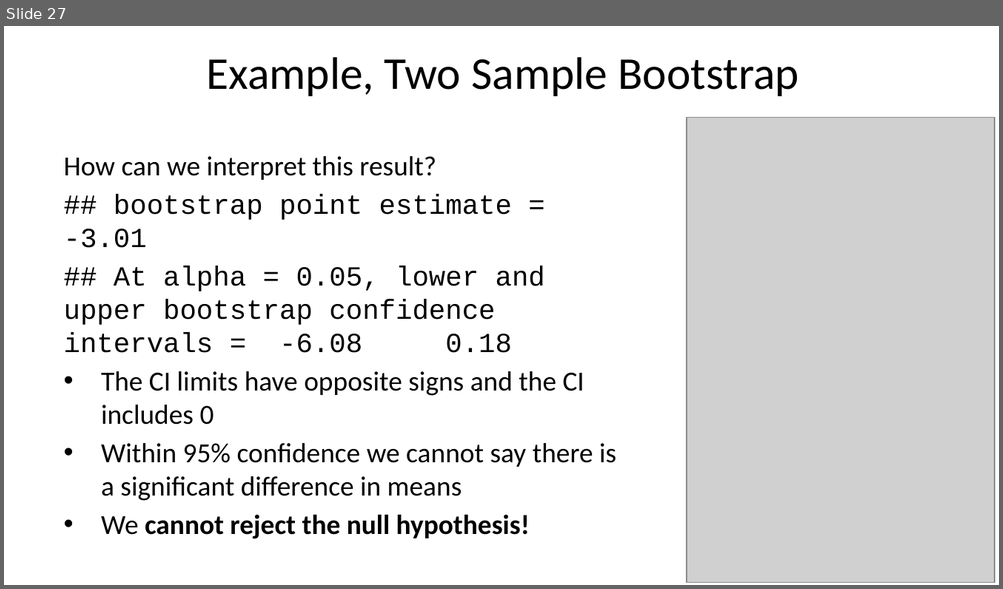
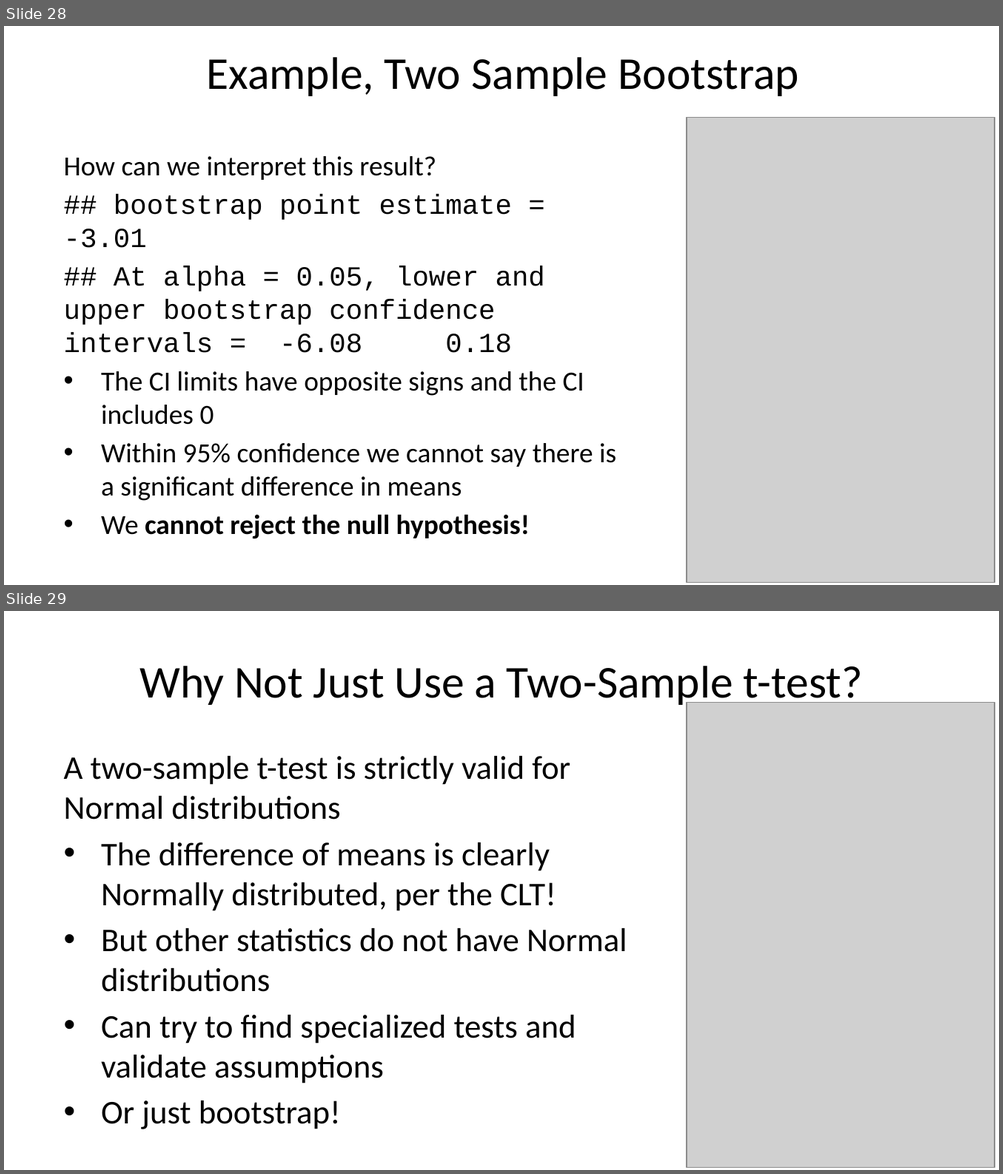
Before and after one commit to StephenElston/CSCI-E-83, a slide deck: LectureSlides/06b_IntroductionToBootstrap.pptx. Shown one above the other, each under a label of ours: slide 27 before the commit, slides 28 and 29 after it. The pictures are 1003x589 and 1003x1174 pixels, drawn with LibreOffice and Linux fonts; fonts in the diff are those of the drawing; grey boxes stand for pictures. Boxes give left, top, right and bottom in pixels: in the first picture for what was removed or moved away, otherwise in the second. Text is boxed around its words. In the diff, an @@ line names an element or a change of style, - is before the commit and + after.

```diff
--- a/LectureSlides/06b_IntroductionToBootstrap.pptx
+++ b/LectureSlides/06b_IntroductionToBootstrap.pptx
@@ slide 29 added at [4,611,999,1170], background #FFFFFF @@
@@ title added at [139,666,862,709], 33 pt, text #000000 @@
+Why Not Just Use a Two-Sample t-test?
@@ picture added at [686,703,995,1168] @@
@@ text added at [64,756,627,1125], 24 pt, text #000000 @@
+A two-sample t-test is strictly valid for Normal distributions
+• The difference of means is clearly Normally distributed, per the CLT!
+• But other statistics do not have Normal distributions
+• Can try to find specialized tests and validate assumptions
+• Or just bootstrap!
@@ what was slide 27 is now slide 28 @@
```
Also in this commit, not shown: 1 other slide added, 1 other file.
